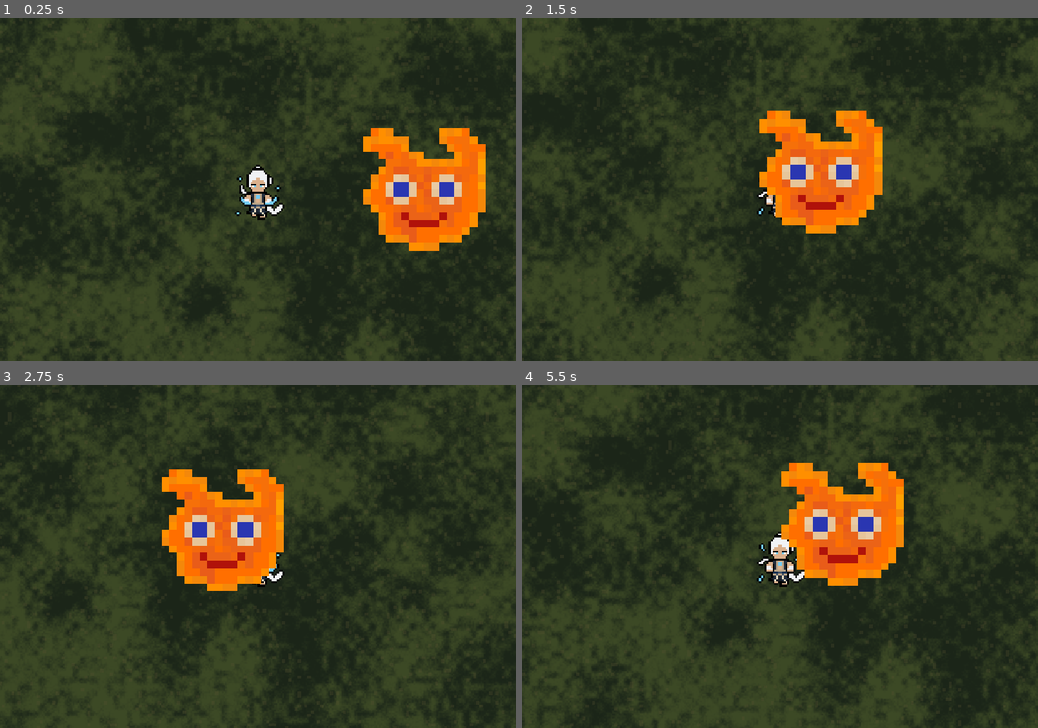
Above: before the commit, frames 1-4 (two rows, left to right).
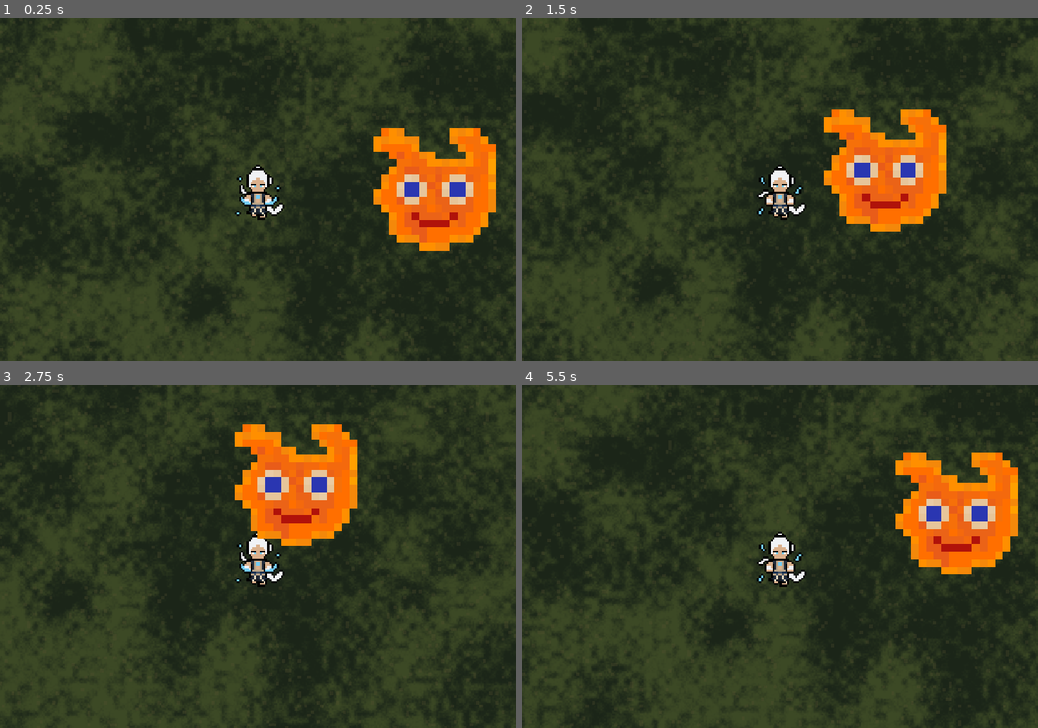
Above: after the commit, the same moments.

Repository: WolfScarlet47/FantasyOdyssey
Game: Godot game, scene res://assets/Scenaries/forest.tscn
Two runs of this game, one before a commit and one after it. Both use one fixed random seed, a clock stepped at 60 frames per second and the inputs below.
Inputs:
- Up to frame 1 (0.25 s): no input
- Up to frame 2 (1.5 s): hold Right (ui_right) 0.53-1.28 s; hold Down (ui_down) from 1.28 s (still down)
- Up to frame 3 (2.75 s): release Down (ui_down) at 2.03 s; hold Right (ui_right) from 2.03 s (still down)
- Up to frame 4 (5.5 s): release Right (ui_right) at 2.78 s; hold Up (ui_up) 2.78-3.53 s; hold Left (ui_left) 3.53-5.03 s; hold Down (ui_down) from 5.03 s (still down)

The runs differ from the first frame. In frame 1, 4.4% of the frame differs, in the area x 70-97%, y 32-68%; in frame 2, 9.4%; in frame 3, 11%; in frame 4, 13%, in the area x 50-97%, y 19-59%.
Error in both runs: Invalid access to property or key 'area_entered' on a base object of type 'null instance'. (res://assets/Scenaries/animated_sprite_2d.gd:16)

Commit message:
Make wisp an enemy area with contact hitbox

Diff:
--- a/assets/Scenaries/enemy_chase.gd
+++ b/assets/Scenaries/enemy_chase.gd
@@ -1,4 +1,4 @@
-extends Sprite2D
+extends Area2D
 
 @export var target_path: NodePath = NodePath("../Character")
 @export var speed: float = 90.0
@@ -10,13 +10,14 @@
 
 
 func _ready() -> void:
+	add_to_group("enemies")
 	target = get_node_or_null(target_path) as Node2D
 	if target == null:
 		push_warning("EnemyChase: no se encontró el objetivo en target_path.")
 
 
 func _physics_process(delta: float) -> void:
-	if not is_instance_valid(target):
+	if not is_instance_valid(target) or not target.visible:
 		return
 
 	var direction := global_position.direction_to(target.global_position)
